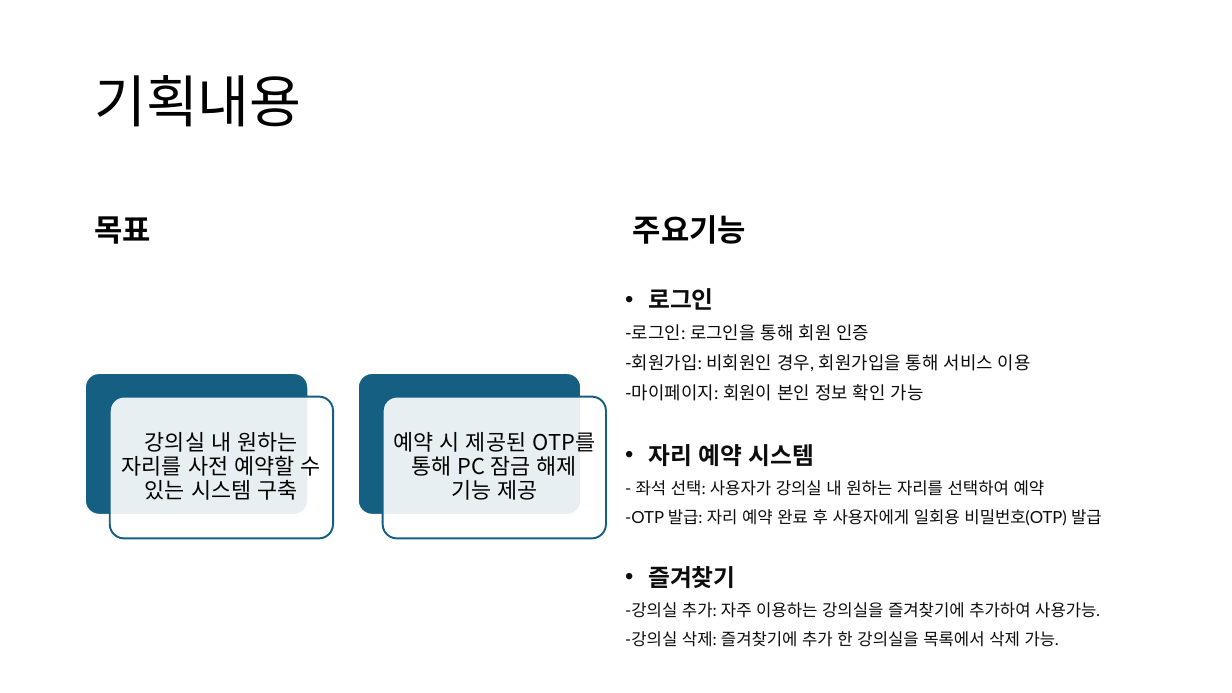
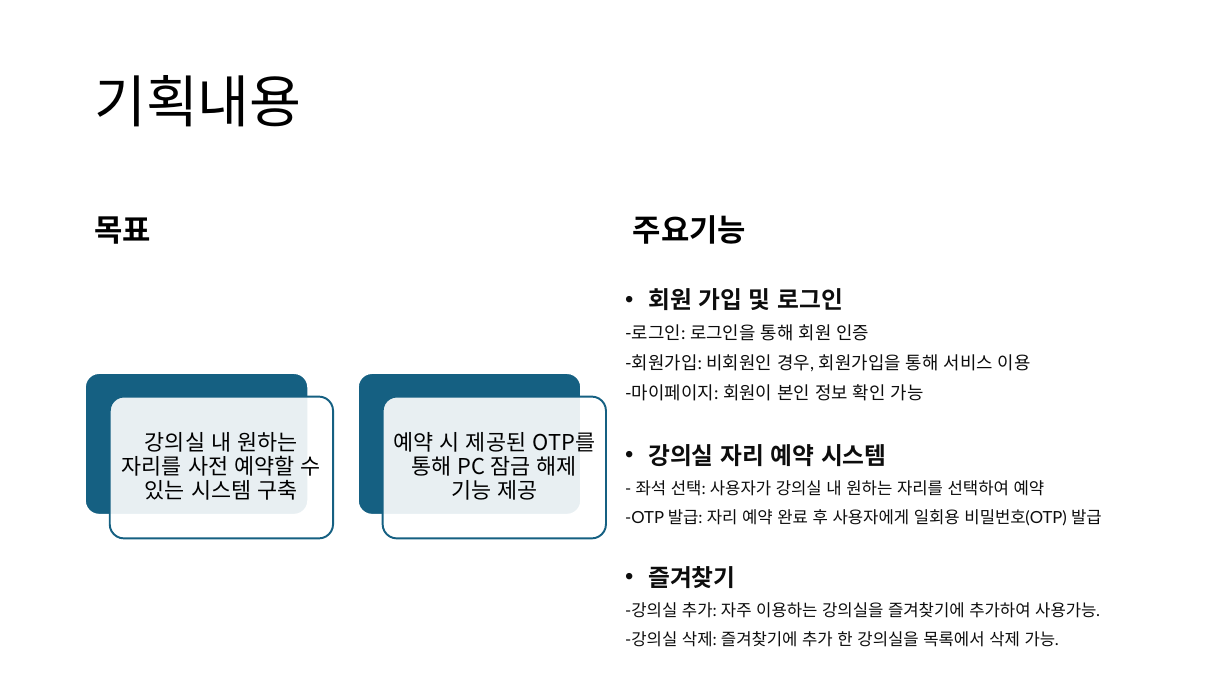
Before and after one commit to kjunh972/TBFG, a slide deck: slide 3 of doc/TBFG 모바일 프로젝트.pptx (slide 2 before the commit). Drawn at 1232x693 pixels with LibreOffice and Linux fonts; fonts in the diff are those of the drawing. Boxes give left, top, right and bottom in pixels: in the first picture for what was removed or moved away, otherwise in the second. Text is boxed around its words. In the diff, an @@ line names an element or a change of style, - is before the commit and + after.

```diff
--- a/doc/TBFG 모바일 프로젝트.pptx
+++ b/doc/TBFG 모바일 프로젝트.pptx
@@ text at box(648, 288, 843, 310): text changed @@
-• 로그인
+• 회원 가입 및 로그인
@@ text at box(648, 444, 886, 466): text changed @@
-• 자리 예약 시스템
+• 강의실 자리 예약 시스템
```
Also in this commit, not shown: 7 other slides changed, 2 slides added.
